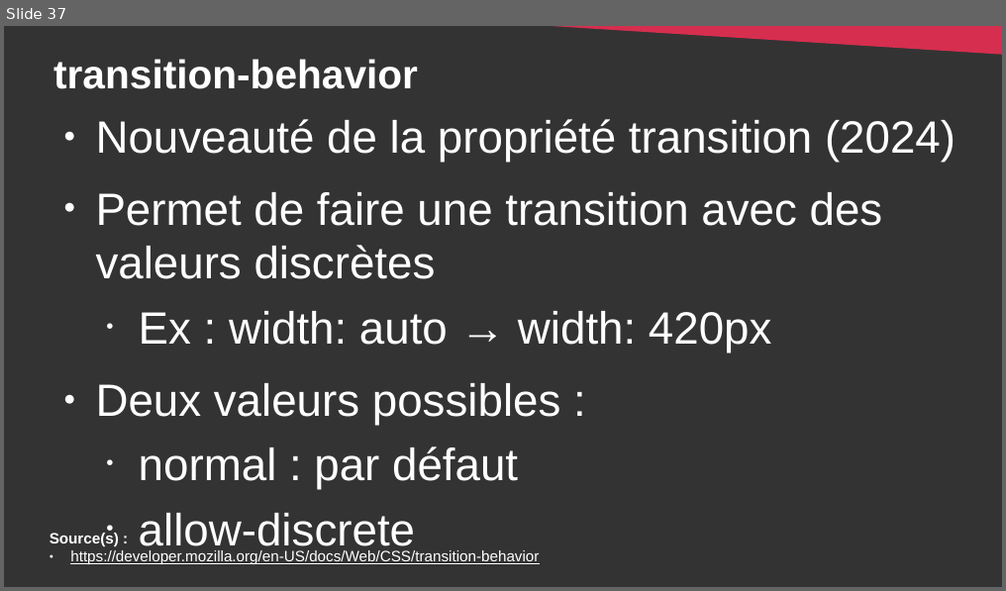
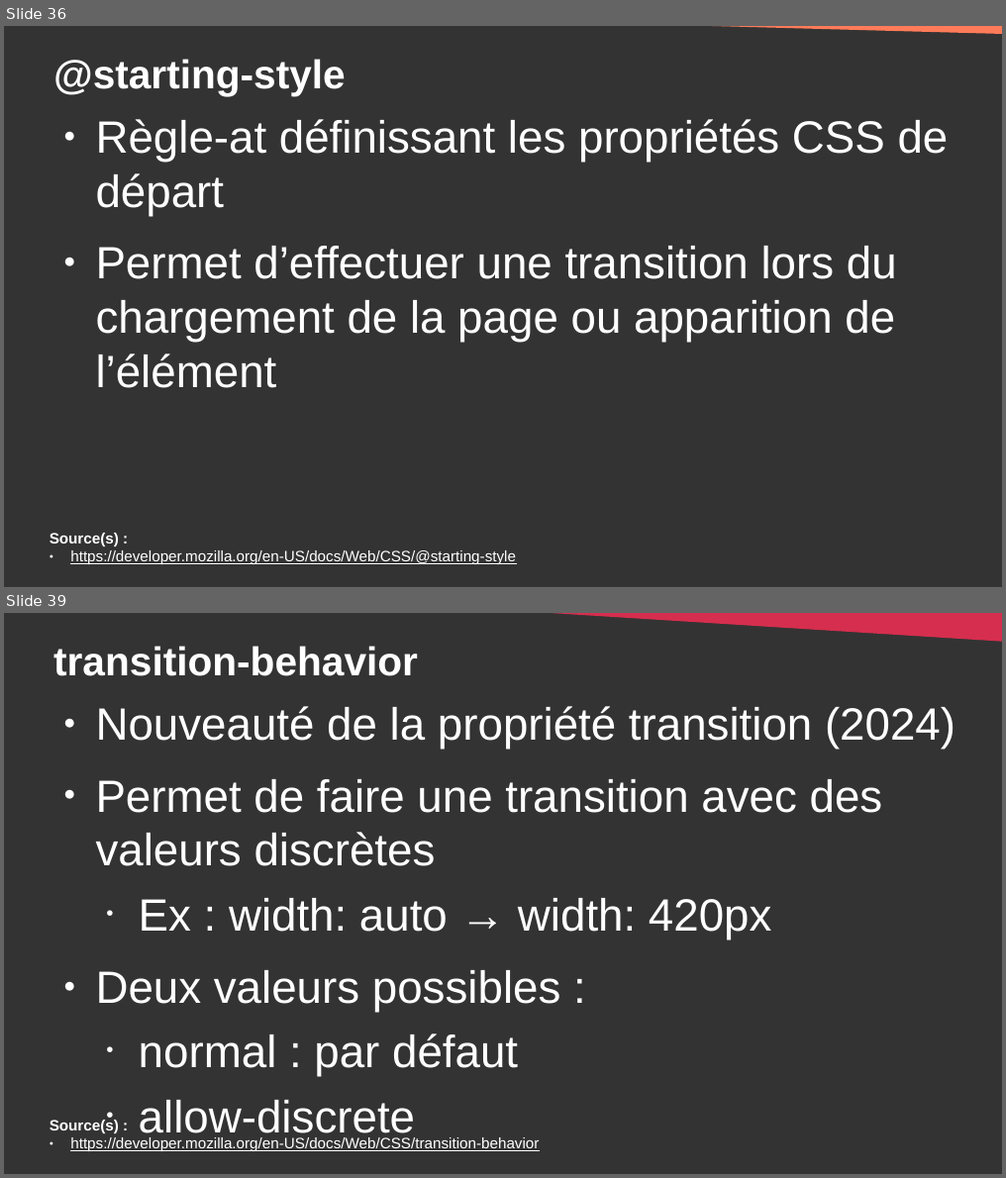
Before and after one commit to DanYellow/cours, a slide deck: integration-web-s2/travaux-pratiques/numero-2/presentation.odp. Shown one above the other, each under a label of ours: slide 37 before the commit, slides 36 and 39 after it; the slides between them are not shown. The pictures are 1006x591 and 1006x1178 pixels, drawn with LibreOffice and Linux fonts; fonts in the diff are those of the drawing. Boxes give left, top, right and bottom in pixels: in the first picture for what was removed or moved away, otherwise in the second. Text is boxed around its words. In the diff, an @@ line names an element or a change of style, - is before the commit and + after.

```diff
--- a/integration-web-s2/travaux-pratiques/numero-2/presentation.odp
+++ b/integration-web-s2/travaux-pratiques/numero-2/presentation.odp
@@ slide 36 added at [4, 26, 1002, 587], background #333333 @@
@@ right triangle added at [550, 26, 1002, 36], fill #FF7B59 @@
@@ title added at [54, 59, 346, 95], 32 pt, text #FFFFFF, bold @@
+@starting-style
@@ text added at [96, 119, 948, 388], 36 pt, text #FFFFFF @@
+● Règle-at définissant les propriétés CSS de départ
+● Permet d’effectuer une transition lors du chargement de la page ou apparition de l’élément
@@ text added at [50, 533, 516, 565], 12 pt, text #FFFFFF, underline @@
+Source(s) :
+● https://developer.mozilla.org/en-US/docs/Web/CSS/@starting-style
@@ what was slide 37 is now slide 39 @@
```
Also in this commit, not shown: 3 slides changed, 2 other slides added, 1 other file.
